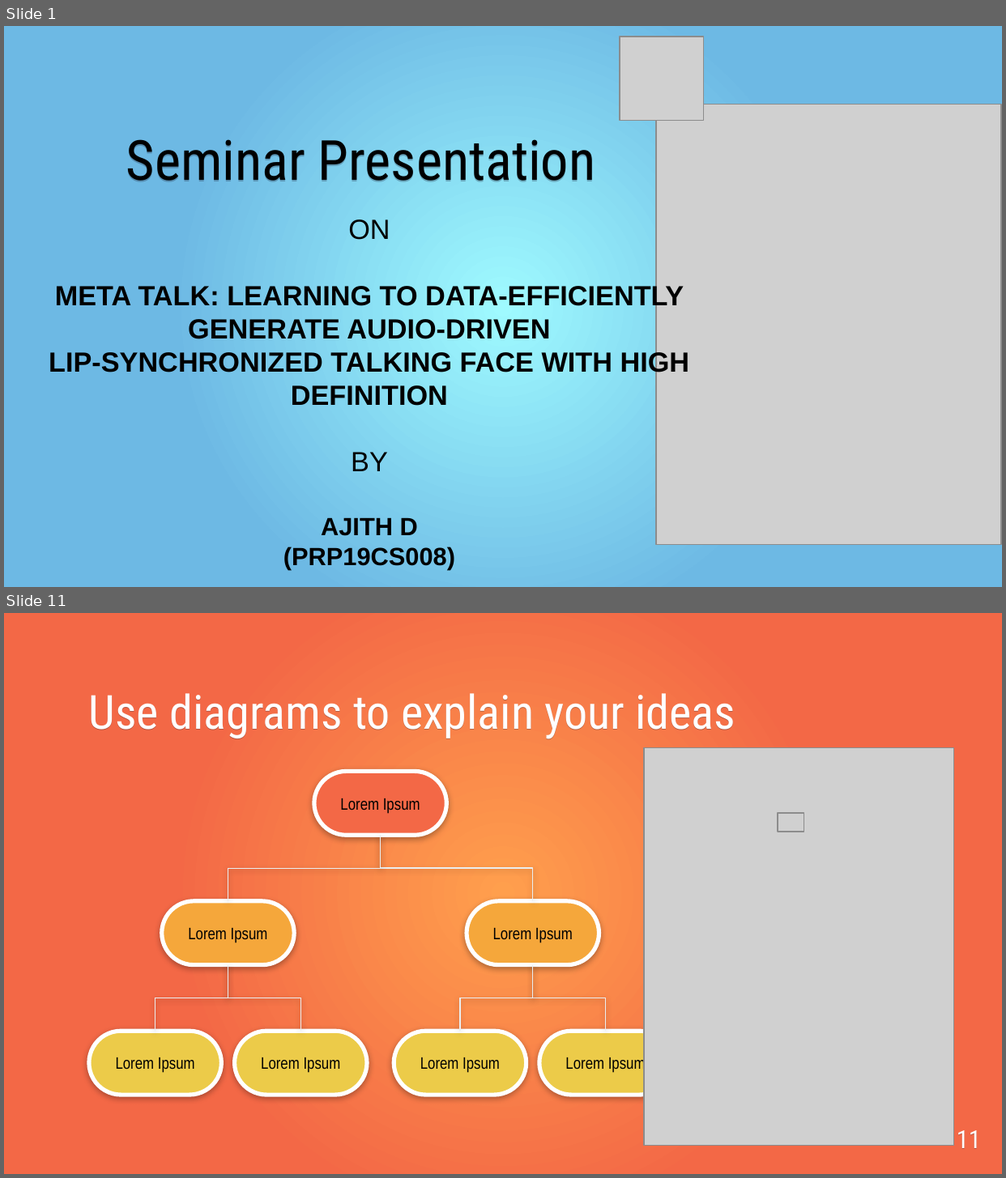
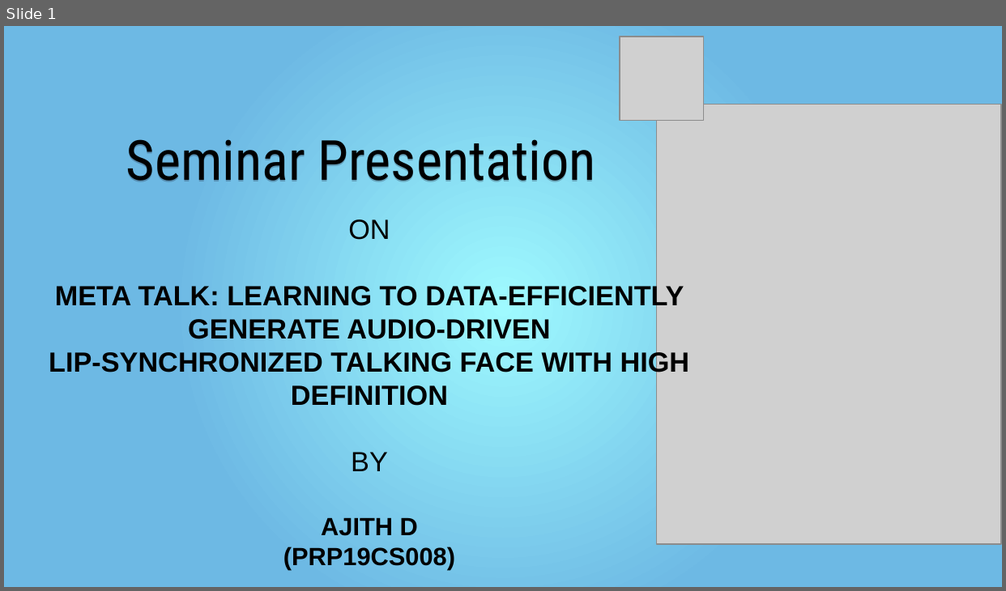
Before and after one commit to mr-speedster/seminar-presentation, a slide deck: Presentation.pptx. Shown one above the other, each under a label of ours: slides 1 and 11 before the commit, slide 1 after it; the slides between them are not shown. The pictures are 1006x1178 and 1006x591 pixels, drawn with LibreOffice and Linux fonts; fonts in the diff are those of the drawing; grey boxes stand for pictures. Boxes give left, top, right and bottom in pixels: in the first picture for what was removed or moved away, otherwise in the second. Text is boxed around its words. In the diff, an @@ line names an element or a change of style, - is before the commit and + after.

```diff
--- a/Presentation.pptx
+++ b/Presentation.pptx
@@ slide 11 removed at bbox=[4, 613, 1002, 1174], background gradient #FF9F4D to #F36846 @@
@@ text removed at bbox=[89, 693, 736, 739] @@
-Use diagrams to explain your ideas
@@ picture removed at bbox=[644, 747, 954, 1146] @@
@@ rounded rectangle removed at bbox=[314, 772, 447, 836] @@
-Lorem Ipsum
@@ picture removed at bbox=[778, 814, 803, 833] @@
@@ elbow line removed from (228, 901) to (380, 836) @@
@@ elbow line removed from (380, 836) to (533, 901) @@
@@ rounded rectangle removed at bbox=[162, 901, 295, 965] @@
-Lorem Ipsum
@@ rounded rectangle removed at bbox=[467, 901, 600, 965] @@
-Lorem Ipsum
@@ elbow line removed from (155, 1031) to (228, 965) @@
@@ elbow line removed from (228, 965) to (300, 1031) @@
@@ elbow line removed from (460, 1031) to (533, 965) @@
@@ elbow line removed from (533, 965) to (606, 1031) @@
@@ rounded rectangle removed at bbox=[89, 1031, 222, 1095] @@
-Lorem Ipsum
@@ rounded rectangle removed at bbox=[235, 1031, 367, 1095] @@
-Lorem Ipsum
@@ rounded rectangle removed at bbox=[394, 1031, 527, 1095] @@
-Lorem Ipsum
@@ rounded rectangle removed at bbox=[539, 1031, 671, 1095] @@
-Lorem Ipsum
@@ page number removed at bbox=[957, 1131, 981, 1149] @@
-11
```
Also in this commit, not shown: 6 slides changed, 7 slides added, 12 other slides removed, 2 other files.
